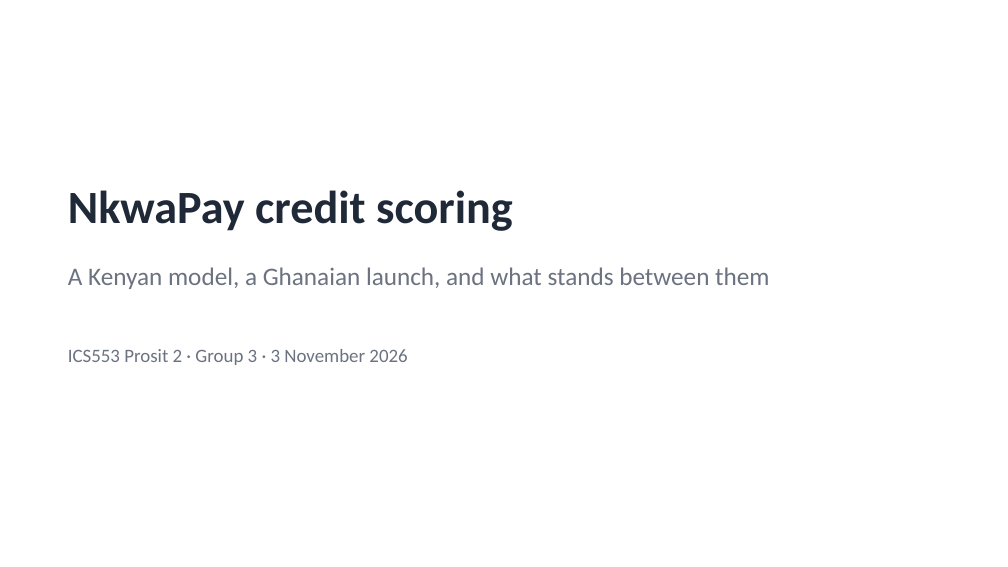
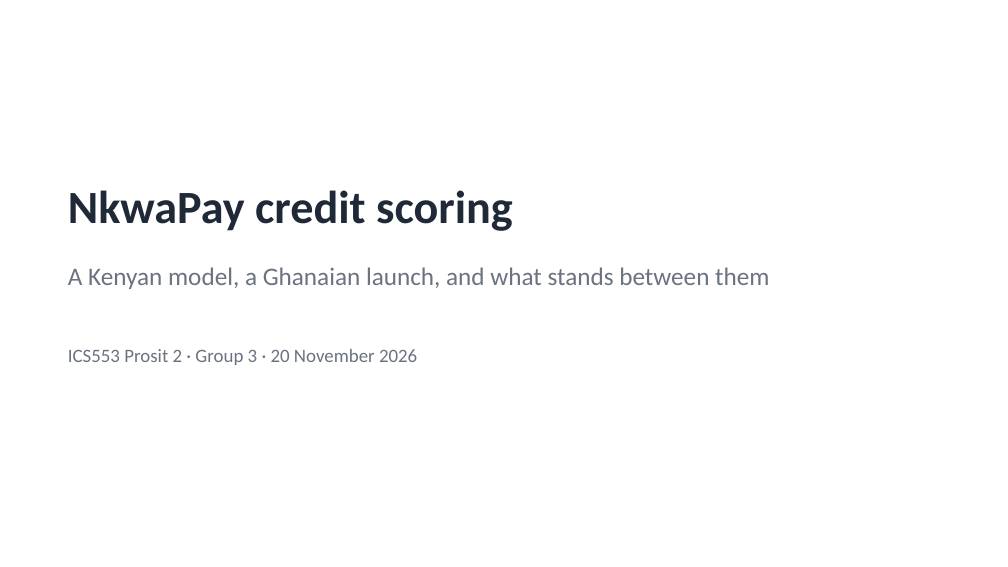
Before and after one commit to ASU-MICS-2028/mle-group-3-prosit-2, a slide deck: slide 1 of slides/NkwaPay_Debrief_Group3.pptx. Drawn at 1008x567 pixels with LibreOffice and Linux fonts; fonts in the diff are those of the drawing. Boxes give left, top, right and bottom in pixels: in the first picture for what was removed or moved away, otherwise in the second. Text is boxed around its words. In the diff, an @@ line names an element or a change of style, - is before the commit and + after.

```diff
--- a/slides/NkwaPay_Debrief_Group3.pptx
+++ b/slides/NkwaPay_Debrief_Group3.pptx
@@ text at box(68, 349, 417, 365): text changed @@
-ICS553 Prosit 2 · Group 3 · 3 November 2026
+ICS553 Prosit 2 · Group 3 · 20 November 2026
```
Also in this commit, not shown: 1 other slide changed, 22 other files.
